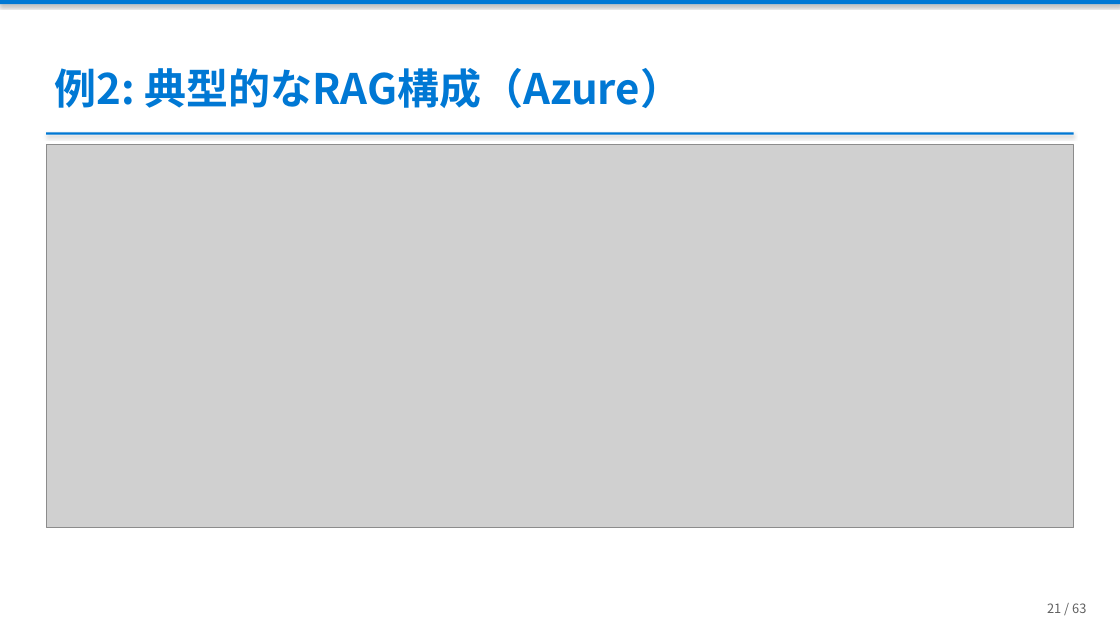
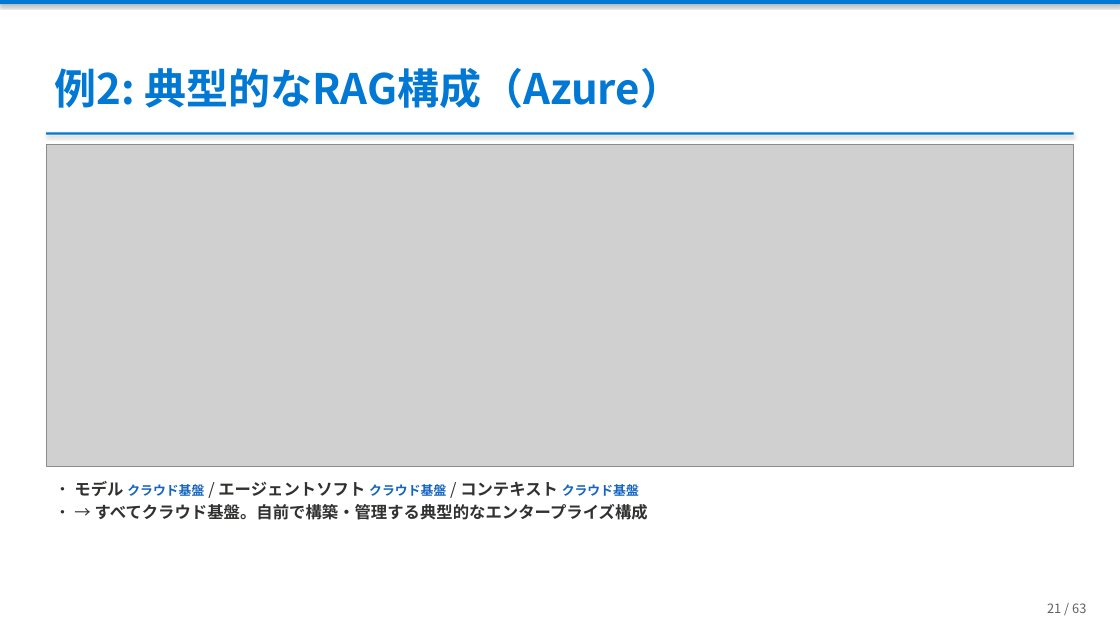
Before and after one commit to ebibibi/presentations, a slide deck: slide 21 of HCCJP_71/AI時代の「本当の」ハイブリッドクラウド — エージェントが実現した、あの頃の夢.pptx. Drawn at 1120x630 pixels with LibreOffice and Linux fonts; fonts in the diff are those of the drawing; grey boxes stand for pictures. Boxes give left, top, right and bottom in pixels: in the first picture for what was removed or moved away, otherwise in the second. Text is boxed around its words. In the diff, an @@ line names an element or a change of style, - is before the commit and + after.

```diff
--- a/HCCJP_71/AI時代の「本当の」ハイブリッドクラウド — エージェントが実現した、あの頃の夢.pptx
+++ b/HCCJP_71/AI時代の「本当の」ハイブリッドクラウド — エージェントが実現した、あの頃の夢.pptx
@@ picture: place and size @@
-picture at [46,145,1074,528]
+picture at [46,145,1074,467]
@@ text added at [74,481,648,520], 14 pt, text #323130, bold @@
+• モデル クラウド基盤 / エージェントソフト クラウド基盤 / コンテキスト クラウド基盤
+• → すべてクラウド基盤。自前で構築・管理する典型的なエンタープライズ構成
```
Also in this commit, not shown: 8 other slides changed, 1 other file.
